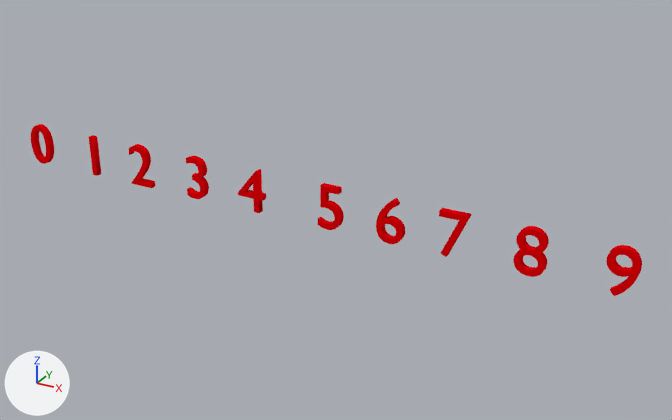
The Blender file Assets/Models/TutorialAssets/3DTextUI.blend, before and after one commit.
Camera for both pictures: a camera (50 mm lens) standing at (11.44, -11.05, 5.84) and looking at (5.2, 0.29, 0.17). Arrows for +X, +Y and +Z are at lower left; the lights stay in place. Text is drawn in Blender's own font.

In view in the first picture: '0', '1', '2', '3', '4', '5', '6', '7', '8', '9'.
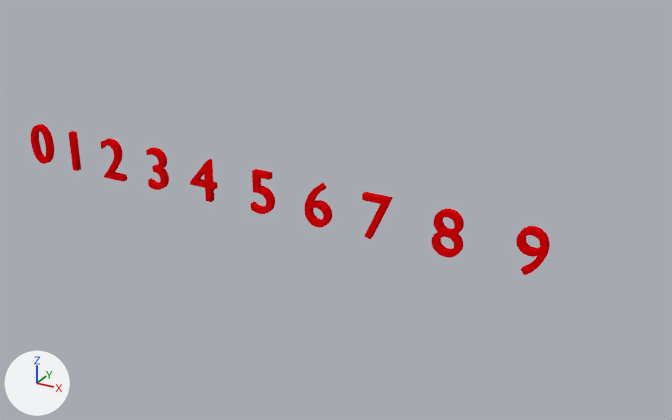
Location of each change, (x1, y1, x2, y2) in pixels of the pictures (672 x 420 px):
'8', moved: before (513, 226, 549, 277); after (432, 209, 464, 258)
'9', moved: before (606, 245, 642, 296); after (516, 226, 550, 275)
'6', moved: before (376, 198, 405, 244); after (305, 182, 332, 228)
'5', moved: before (318, 183, 344, 230); after (251, 169, 275, 214)
'4', moved: before (238, 169, 266, 213); after (190, 159, 218, 202)
'7', moved: before (439, 208, 472, 257); after (362, 192, 393, 239)
'3', moved: before (186, 156, 209, 199); after (146, 147, 169, 190)
'2', moved: before (128, 144, 155, 188); after (100, 138, 127, 182)
'1', moved: before (89, 135, 101, 176); after (69, 131, 81, 171)

The edits, one by one:
Object '1' (ob_1) moves from (0.45, 0.0, 0.0) to (0.0, 0.0, 0.0).
Object '2' (ob_2) moves from (1.46, 0.0, 0.0) to (0.86, 0.0, 0.0).
Object '3' (ob_3) moves from (2.6, 0.0, 0.0) to (1.8, 0.0, 0.0).
Object '4' (ob_4) moves from (3.64, 0.0, 0.0) to (2.72, 0.0, 0.0).
Object '5' (ob_5) moves from (5.03, 0.0, 0.0) to (3.83, 0.0, 0.0).
Object '6' (ob_6) moves from (6.01, 0.0, 0.0) to (4.81, 0.0, 0.0).
Object '7' (ob_7) moves from (6.97, 0.0, 0.0) to (5.77, 0.0, 0.0).
Object '8' (ob_8) moves from (8.09, 0.0, 0.0) to (6.89, 0.0, 0.0).
Object '9' (ob_9) moves from (9.3, 0.0, 0.0) to (8.1, 0.0, 0.0).
